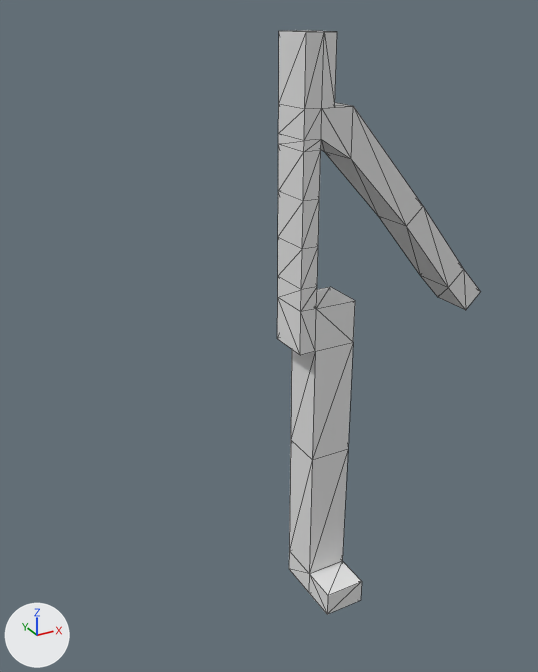
An edit to the glTF model AttackGame/res/anims/SimpleCharacter.glb, drawn before and after from the same camera.
The view is the same before and after, from a 50 mm camera at (-1.098, -1.867, 0.914) aimed at (-0.066, 0.009, -0.025). Lighting does not change. The marker at lower left points along +X, +Y and +Z. Mesh edges are drawn as thin lines. Where no turn or scale is listed for an object, it has been applied to the vertices. Vertices at the same position are counted once.
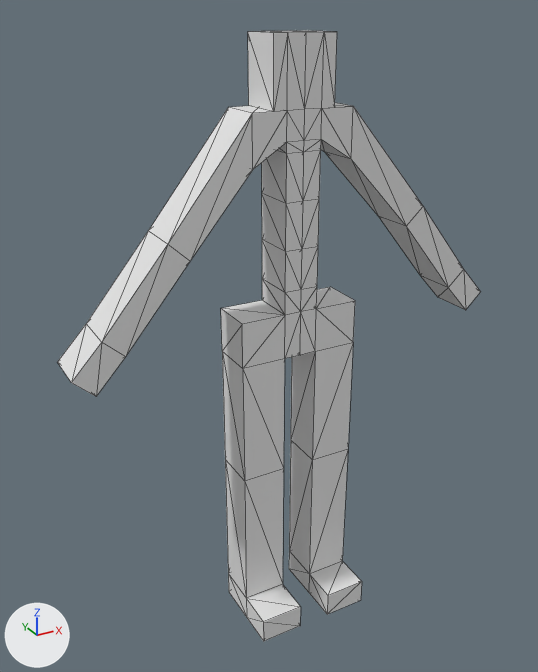
Changed parts and their boxes (x1, y1, x2, y2) in the pictures (538 x 672 px):
```json
{"object": "Cube", "change": "reshaped", "before": [277, 30, 480, 614], "after": [58, 30, 480, 642], "on screen": "107% wider"}
{"part": 1, "of": "me_cube", "change": "added", "after": [58, 31, 306, 642]}
```

Scene script edits in JSON lines:
```json
{"block": "me_cube", "where": "# used by ob_cube; location = (0.0, 0.0, 0.0)"}
{"op": "remove", "block": "me_cube", "code": "me_cube.from_pydata(...)  # 76 vertices, 148 faces; spans x 0.0..0.71, y -0.2..0.07, z -1.04..0.86"}
{"op": "add", "block": "me_cube", "code": "me_cube.from_pydata(...)  # 134 vertices, 280 faces; spans x -0.71..0.71, y -0.2..0.07, z -1.04..0.86"}
{"block": "me_cube", "change": "me_cube part 1"}
{"block": "me_cube", "change": "32 vertices are added at x -0.71..-0.06, y -0.2..0.07, z -1.04..0.86"}
{"block": "me_cube", "change": "18 new vertices lie (-0.06, 0.0, 0.0) away from vertices in x 0.0, y -0.07..0.07, z -0.07..0.86"}
{"block": "me_cube", "change": "8 new vertices lie (0.0, 0.14, 0.0) away from vertices in x -0.71..-0.16, y -0.09..-0.07, z -0.04..0.66"}
{"block": "me_cube", "change": "132 new faces join them"}
```
